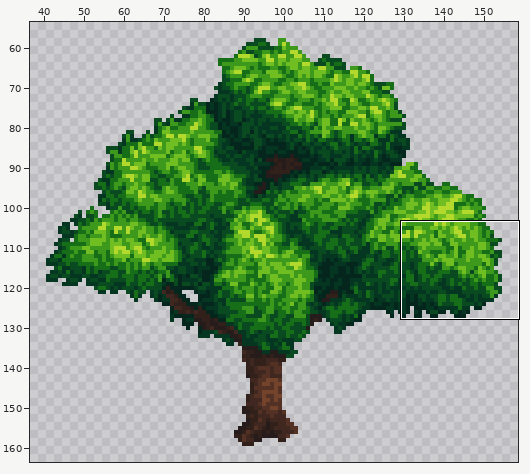
Pixel-art file -- src/concept/sprite/appletree.aseprite. The picture above shows the old version from afar; the outline marks the close-up.
Close-up. First the earlier version:
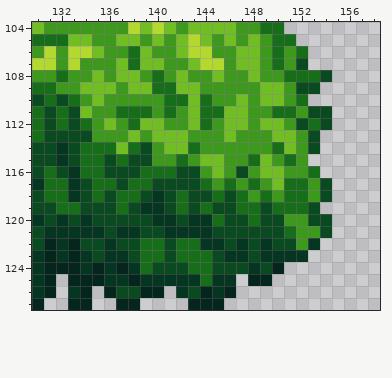
196x164 pixels, 1 frame. Shown: x 130..158, y 104..127. The wide view leaves out empty margins. The commit also changed other parts of the picture, which this record leaves out.
Once edited:
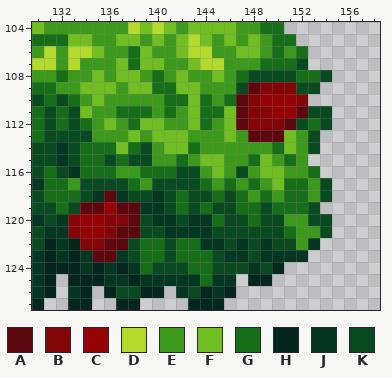
Palette (. is transparent): A #5d080e  B #820507  C #950306  D #b4d92d  E #3d991c  F #70be21  G #166e19  H #04261d  J #053622  K #094a20
Diff:
layer "Layer 9" added
Layer "Layer 9":
y 107: x 147..149 FFE -> EEG; x 151 E -> G
y 108: x 147..151 EFEEG -> GKKKK
y 109: x 147..151 EEFFE -> KABBB
y 110: x 146..152 EFEFFEG -> GABCCCB
y 111: x 147..152 FEEGGE -> ABBCCA
y 112: x 147..151 FEFFE -> ABBBA
y 113: x 148..150 EEF -> AAA
y 116: x 136..138 KKK -> GEE
y 117: x 133 J -> E; x 135..136 GG -> KK; x 139 G -> E
y 118: x 133 J -> G; x 135..138 GKGG -> JAJK
y 119: x 133..138 GKKKGK -> KAACAA
y 120: x 133..138 KJKKKK -> BCCBBA
y 121: x 133..138 JJJKJJ -> BCCBAA
y 122: x 134..137 KKJK -> BBAA
y 123: x 135..136 KJ -> AA
Boxes around the changes in both close-ups, in picture pixels (x1, y1, x2, y2):
changed: (224, 58, 308, 142)
changed: (68, 166, 152, 262)
